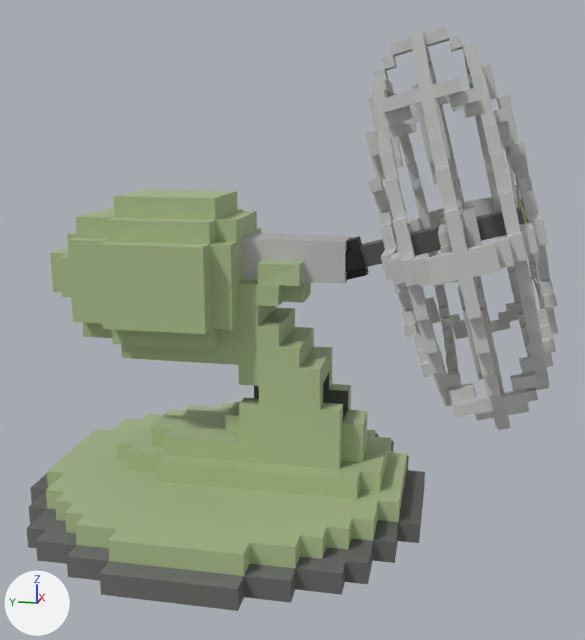
The FBX model OperationCoffeeShop/Assets/Art and Design/Models/ElectricFan.fbx as it was, and as the next commit left it.
Before and after are seen from a 50 mm camera at (-3.85, -1.1, 1.45) aimed at (-0.04, -0.33, 0.5). The lights are fixed; the arrows at lower left show +X, +Y and +Z. Where no turn or scale is listed for an object, it has been applied to the vertices.

The first picture shows 'Cage', 'ElectricFan', 'Fan'.
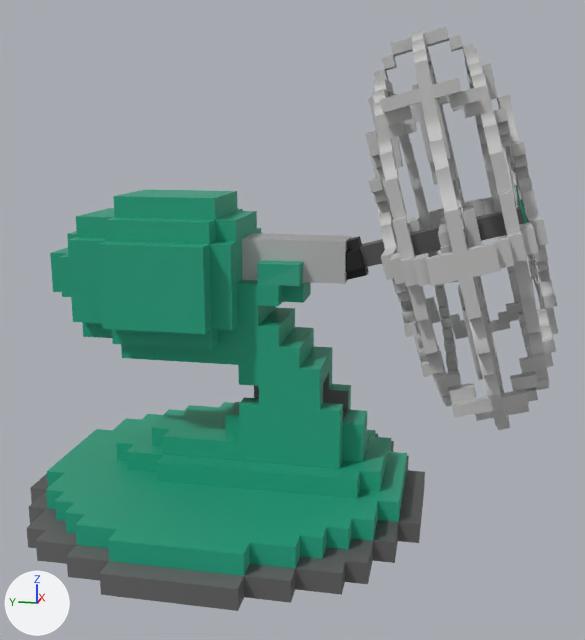
The change, as a list of edits to the scene's bpy script:
```text
Add img_housewares_png:
    img_housewares_png = load_image('HouseWares.png', '_unpacked/HouseWares.png', 64, 64, 'sRGB')
Change mat_coffeegrinder:
    where n2 = _N.new('ShaderNodeTexImage'); n2.name = 'Image Texture'
    n2.image: img_coffeegrinder_png -> img_housewares_png
Change me_mesh_001:
    where me_mesh_001.from_pydata(...)  # 1680 vertices, 1603 faces; spans x -0.9..0.9, y -0.99..0.08, z -0.76..1.05
    used by ob_cage; location = (0.0, -0.594, 0.8)
    me_mesh_001 part 2: its shading normals changed
    me_mesh_001 part 3: texture (UV) coordinates of 1603 of 1603 faces, centred in x -0.9..0.9, y -0.97..0.07, z -0.74..1.03, changed; they spanned u 0.12..0.97, v 0.85..0.95 and now span u 0.93..0.94, v 0.39..0.5
Change me_mesh:
    where me_mesh.from_pydata(...)  # 408 vertices, 412 faces; spans x -100.0..100.0, y -100.0..100.0, z -160.0..0.0
    used by ob_electricfan; location = (0.0, 0.0, -0.5); rotation_euler = (-3.142, 0.0, -1.571), in degrees (-180, 0, -90); scale = (0.01, 0.01, 0.01)
    me_mesh part 1: texture (UV) coordinates of 412 of 412 faces, centred in x -100.0..100.0, y -100.0..100.0, z -160.0..0.0, changed; they spanned u 0.29..0.97, v 0.77..0.98 and now span u 0.92..0.95, v 0.41..0.49
```

What differs and where, as boxes (x1, y1, x2, y2) in the pictures (585 x 640 px):
'ElectricFan', surface changed: (43, 190, 409, 590) in both
part 1 of me_mesh, surface changed: (27, 190, 425, 611) in both
part 3 of me_mesh_001, surface changed: (345, 27, 558, 430) in both
